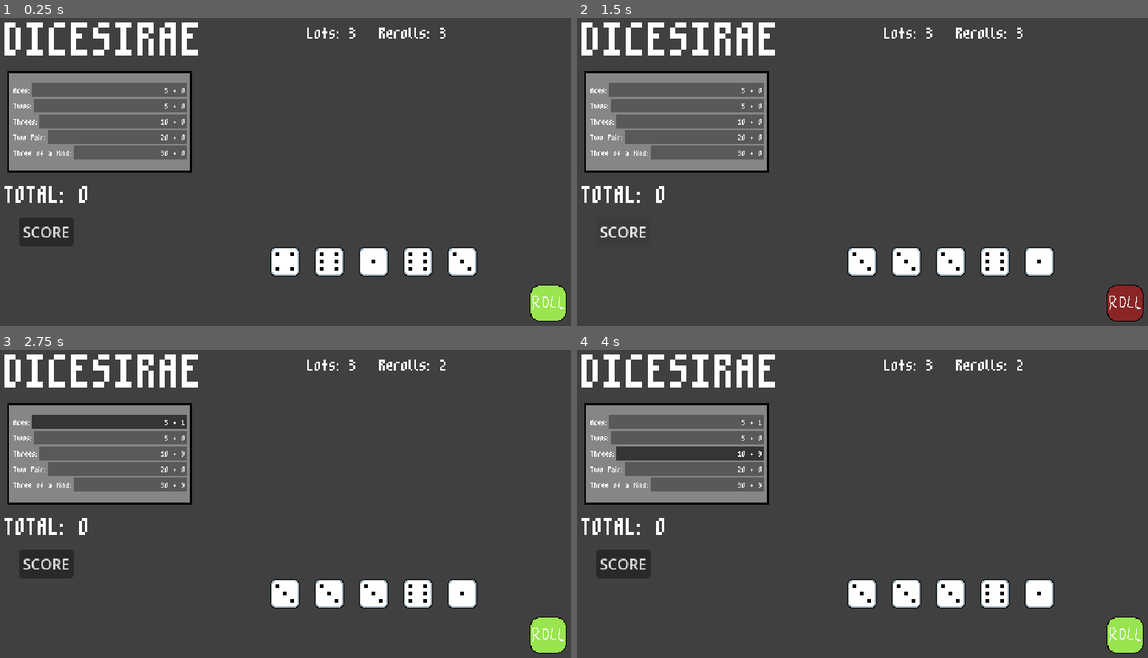
Above: before the commit, frames 1-4 (two rows, left to right).
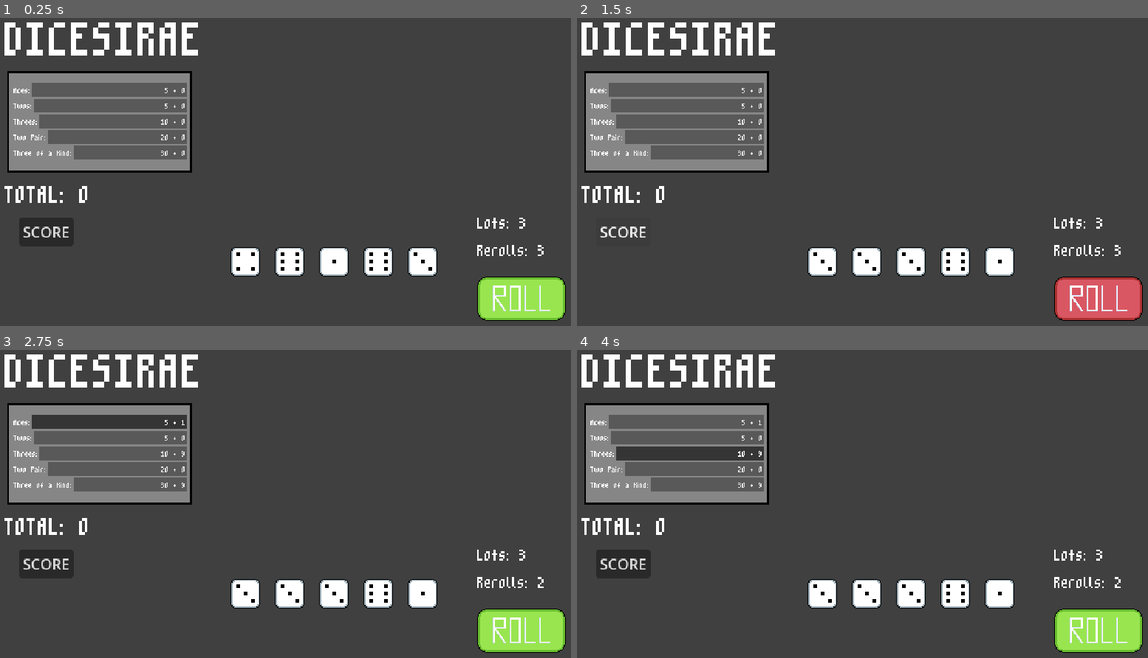
Above: after the commit, the same moments.

Repository: xander6424/DICESIRAE
Game: Godot game, scene res://scenes/main.tscn
The game is run twice, just before and just after one commit, with the same random seed, the same clock (stepped at 60 frames per second) and the same inputs.
Inputs (mouse positions are in pixels of both pictures, inside the frame that each line leads up to; where the layout moved, square brackets give the same spot in the first picture):
- Up to frame 1 (0.25 s): no input
- Up to frame 2 (1.5 s): click (1096, 298) [1125, 304] at 0.5 s; click "SCORE" at 1.25 s
- Up to frame 3 (2.75 s): click "5 + 1" at 2 s
- Up to frame 4 (4 s): click "5 + 0" at 2.75 s; click "10 + 9" at 3.5 s

The runs differ from the first frame. In frame 1, 4.2% of the frame differs, in the area x 40-100%, y 3-99%; in frame 2, 4.7%; in frame 3, 4.2%; in frame 4, 4.2%.

Commit message:
New Roll Button
Replaced the old roll button with something larger.

Diff:
--- a/scenes/dice.tscn
+++ b/scenes/dice.tscn
@@ -1,15 +1,15 @@
 [gd_scene format=3 uid="uid://5ueudmkrdrm3"]
 
 [ext_resource type="Script" uid="uid://b7su0mda6y3af" path="res://scripts/dice.gd" id="1_y4pxb"]
-[ext_resource type="Texture2D" uid="uid://0g2hw2yi7ahj" path="res://assets/die1_32p.png" id="2_pb8pk"]
-[ext_resource type="Texture2D" uid="uid://y5k4sgd7m0ax" path="res://assets/die2_32p.png" id="3_ocjtb"]
-[ext_resource type="Texture2D" uid="uid://cgeuufgijyfrm" path="res://assets/die3_32p.png" id="4_dicg2"]
-[ext_resource type="Texture2D" uid="uid://b41ewysw5q5w8" path="res://assets/die4_32p.png" id="5_pgf55"]
-[ext_resource type="Texture2D" uid="uid://d0wtavxqx5a2a" path="res://assets/die5_32p.png" id="6_dlvbc"]
-[ext_resource type="Texture2D" uid="uid://c78k2icikwp7g" path="res://assets/die6_32p.png" id="7_skxya"]
-[ext_resource type="Texture2D" uid="uid://t2lnk76opcq5" path="res://assets/dieblank_hover_32p.png" id="8_dicg2"]
-[ext_resource type="BitMap" uid="uid://cnrn1rs24jdhp" path="res://assets/diemask_32p.png" id="8_ocjtb"]
-[ext_resource type="Texture2D" uid="uid://cuq8ea5g4lcj" path="res://assets/dieblank_pressed_32p.png" id="8_pgf55"]
+[ext_resource type="Texture2D" uid="uid://0g2hw2yi7ahj" path="res://assets/die1-32p.png" id="2_pb8pk"]
+[ext_resource type="Texture2D" uid="uid://y5k4sgd7m0ax" path="res://assets/die2-32p.png" id="3_ocjtb"]
+[ext_resource type="Texture2D" uid="uid://cgeuufgijyfrm" path="res://assets/die3-32p.png" id="4_dicg2"]
+[ext_resource type="Texture2D" uid="uid://b41ewysw5q5w8" path="res://assets/die4-32p.png" id="5_pgf55"]
+[ext_resource type="Texture2D" uid="uid://d0wtavxqx5a2a" path="res://assets/die5-32p.png" id="6_dlvbc"]
+[ext_resource type="Texture2D" uid="uid://c78k2icikwp7g" path="res://assets/die6-32p.png" id="7_skxya"]
+[ext_resource type="Texture2D" uid="uid://t2lnk76opcq5" path="res://assets/dieblank-hover_32p.png" id="8_dicg2"]
+[ext_resource type="BitMap" uid="uid://cnrn1rs24jdhp" path="res://assets/diemask-32p.png" id="8_ocjtb"]
+[ext_resource type="Texture2D" uid="uid://cuq8ea5g4lcj" path="res://assets/dieblank-pressed_32p.png" id="8_pgf55"]
 
 [sub_resource type="RectangleShape2D" id="RectangleShape2D_m4jp2"]
 size = Vector2(29, 29)
--- a/scenes/main.tscn
+++ b/scenes/main.tscn
@@ -3,11 +3,11 @@
 [ext_resource type="Script" uid="uid://7cmu8rbpyh5k" path="res://scripts/main.gd" id="1_0xm2m"]
 [ext_resource type="PackedScene" uid="uid://5ueudmkrdrm3" path="res://scenes/dice.tscn" id="2_h2yge"]
 [ext_resource type="FontFile" uid="uid://dife3qiih4s8x" path="res://assets/m3x6.ttf" id="2_tipki"]
-[ext_resource type="Texture2D" uid="uid://c44hnm2btsig0" path="res://assets/button-on.png" id="3_sugp2"]
-[ext_resource type="Texture2D" uid="uid://cqc6ornt7tcxx" path="res://assets/button-off.png" id="4_jyhfs"]
-[ext_resource type="Texture2D" uid="uid://cdyqgg1lu5v7p" path="res://assets/button-hover.png" id="5_tbgi4"]
-[ext_resource type="BitMap" uid="uid://b5hpbg35gxfix" path="res://assets/button-mask.png" id="6_tefeu"]
+[ext_resource type="Texture2D" uid="uid://cctu5thu5j8qp" path="res://assets/rollbutton-32p.png" id="4_tipki"]
+[ext_resource type="Texture2D" uid="uid://0y1mpioim66n" path="res://assets/rollbutton-hover-32p.png" id="5_85g3d"]
+[ext_resource type="Texture2D" uid="uid://cja3760rqtt23" path="res://assets/rollbutton-disabled-32p.png" id="6_choun"]
 [ext_resource type="PackedScene" uid="uid://dxbwxwmifxg8x" path="res://scenes/scorecard.tscn" id="7_o6xl0"]
+[ext_resource type="BitMap" uid="uid://bdnjd1palx2yv" path="res://assets/rollbutton-mask-32p.png" id="7_ya4ey"]
 
 [sub_resource type="InputEventKey" id="InputEventKey_0wfyh"]
 device = -1
@@ -39,20 +39,20 @@
 
 [node name="Lots" type="Label" parent="." unique_id=2012264648]
 unique_name_in_owner = true
-offset_left = 344.0
-offset_top = 16.0
-offset_right = 406.0
-offset_bottom = 42.0
+offset_left = 528.0
+offset_top = 222.0
+offset_right = 590.0
+offset_bottom = 248.0
 theme_override_fonts/font = ExtResource("2_tipki")
 theme_override_font_sizes/font_size = 32
 text = "Lots: "
 
 [node name="Rerolls" type="Label" parent="." unique_id=1891017188]
 unique_name_in_owner = true
-offset_left = 422.0
-offset_top = 16.0
-offset_right = 488.0
-offset_bottom = 42.0
+offset_left = 528.0
+offset_top = 252.0
+offset_right = 594.0
+offset_bottom = 278.0
 theme_override_fonts/font = ExtResource("2_tipki")
 theme_override_font_sizes/font_size = 32
 text = "Rerolls: "
@@ -68,7 +68,7 @@
 text = "TOTAL: "
 
 [node name="DiceSet" type="Node2D" parent="." unique_id=950121212]
-position = Vector2(416, 280)
+position = Vector2(373, 280)
 
 [node name="Dice1" parent="DiceSet" unique_id=732832586 instance=ExtResource("2_h2yge")]
 position = Vector2(-96, 0)
@@ -86,16 +86,16 @@
 
 [node name="RollButton" type="TextureButton" parent="." unique_id=1066270165]
 unique_name_in_owner = true
-offset_left = 585.0
-offset_top = 305.0
-offset_right = 625.0
-offset_bottom = 345.0
+offset_left = 528.0
+offset_top = 296.0
+offset_right = 624.0
+offset_bottom = 344.0
 shortcut = SubResource("Shortcut_sugp2")
 shortcut_in_tooltip = false
-texture_normal = ExtResource("3_sugp2")
-texture_hover = ExtResource("5_tbgi4")
-texture_disabled = ExtResource("4_jyhfs")
-texture_click_mask = ExtResource("6_tefeu")
+texture_normal = ExtResource("4_tipki")
+texture_hover = ExtResource("5_85g3d")
+texture_disabled = ExtResource("6_choun")
+texture_click_mask = ExtResource("7_ya4ey")
 
 [node name="ScoreButton" type="Button" parent="." unique_id=2064507988]
 unique_name_in_owner = true
--- a/scripts/scorecard.gd
+++ b/scripts/scorecard.gd
@@ -135,7 +135,6 @@
 							break
 						# Check for a pair
 						elif scorecard_dice_list.count(dice) >= 2 and dice != banned_face:
-							print("THERES A PAIR")
 							category.total += dice * 2
 							banned_face = dice
 							pairs += 1
Binary file removed: assets/button-hover.png
Binary file removed: assets/button-mask.png
Not shown, removed: assets/button-mask.png.import
Binary file removed: assets/button-off.png
Binary file removed: assets/button-on.png
Renamed: assets/die1_32p.png -> assets/die1-32p.png
Not shown, changed: assets/die1-32p.png.import
Renamed: assets/die2_32p.png -> assets/die2-32p.png
Not shown, changed: assets/die2-32p.png.import
Renamed: assets/die3_32p.png -> assets/die3-32p.png
Not shown, changed: assets/die3-32p.png.import
Renamed: assets/die4_32p.png -> assets/die4-32p.png
(and 20 more such lines)
